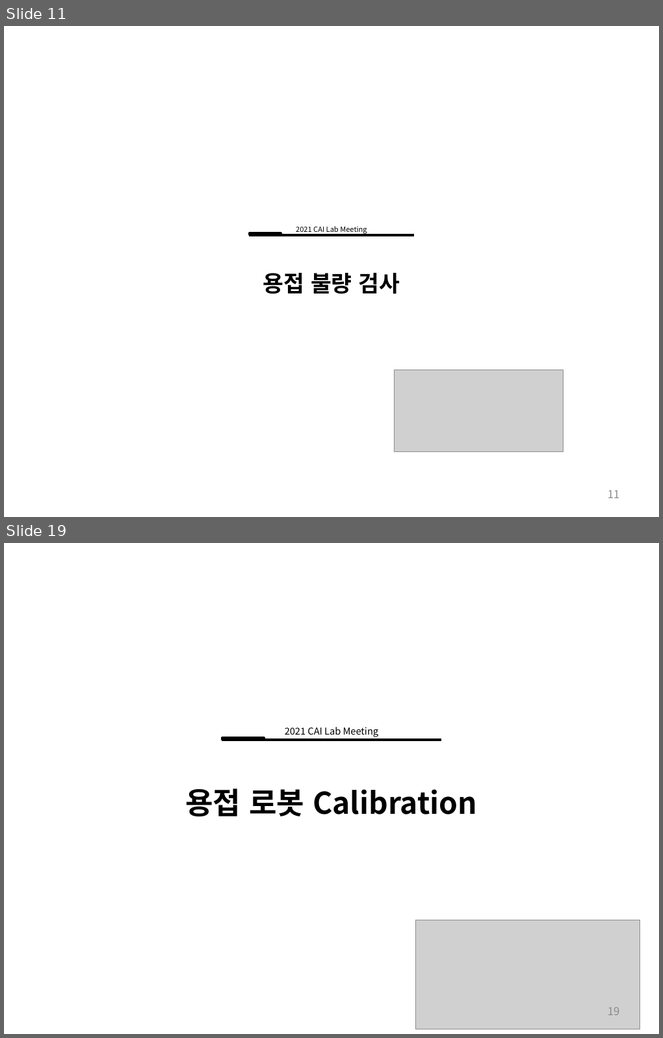
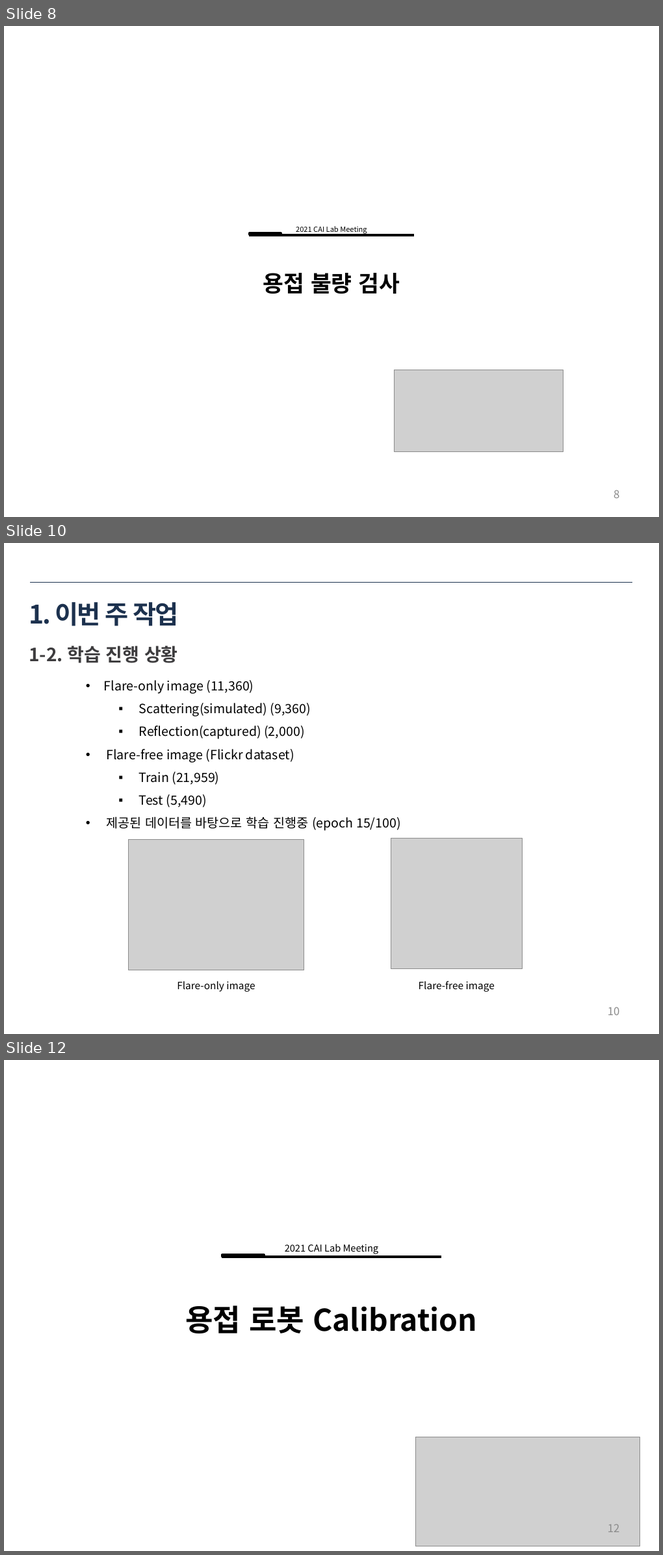
Before and after one commit to ssh6189/2022.01.15, a slide deck: 2022년 1월 15일 용접자동화로봇.pptx. Shown one above the other, each under a label of ours: slides 11 and 19 before the commit, slides 8, 10 and 12 after it; the slides between them are not shown. The pictures are 663x1038 and 663x1555 pixels, drawn with LibreOffice and Linux fonts; fonts in the diff are those of the drawing; grey boxes stand for pictures. Boxes give left, top, right and bottom in pixels: in the first picture for what was removed or moved away, otherwise in the second. Text is boxed around its words. In the diff, an @@ line names an element or a change of style, - is before the commit and + after.

```diff
--- a/2022년 1월 15일 용접자동화로봇.pptx
+++ b/2022년 1월 15일 용접자동화로봇.pptx
@@ slide 10 added at (x1=4, y1=543, x2=659, y2=1034), background #FFFFFF @@
@@ line added from (30, 582) to (633, 582), #1C314E 0.25 pt @@
@@ title added at (x1=29, y1=602, x2=178, y2=626), 28 pt, text #1C314E, bold @@
+1. 이번 주 작업
@@ text added at (x1=29, y1=646, x2=178, y2=663), 20 pt, text #3D3C3E, bold @@
+1-2. 학습 진행 상황
@@ text added at (x1=104, y1=680, x2=401, y2=831), 14 pt, text #000000 @@
+• Flare-only image (11,360)
+  ▪ Scattering(simulated) (9,360)
+  ▪ Reflection(captured) (2,000)
+• Flare-free image (Flickr dataset)
+  ▪ Train (21,959)
+  ▪ Test (5,490)
+• 제공된 데이터를 바탕으로 학습 진행중 (epoch 15/100)
@@ picture added at (x1=129, y1=840, x2=304, y2=971) @@
@@ picture added at (x1=391, y1=839, x2=522, y2=969) @@
@@ text added at (x1=177, y1=981, x2=255, y2=992), 11 pt, text #000000 @@
+Flare-only image
@@ text added at (x1=419, y1=981, x2=495, y2=992), 11 pt, text #000000 @@
+Flare-free image
@@ page number added at (x1=608, y1=1007, x2=620, y2=1016), 12 pt, text #8C8C8C @@
+10
@@ what was slide 11 is now slide 8 @@
@@ page number at (x1=614, y1=490, x2=620, y2=499): text changed @@
-11
+8
@@ what was slide 19 is now slide 12 @@
@@ page number at (x1=608, y1=1525, x2=620, y2=1533): text changed @@
-19
+12
```
Also in this commit, not shown: 4 slides changed, 3 other slides added, 11 slides removed, 1 other file.
